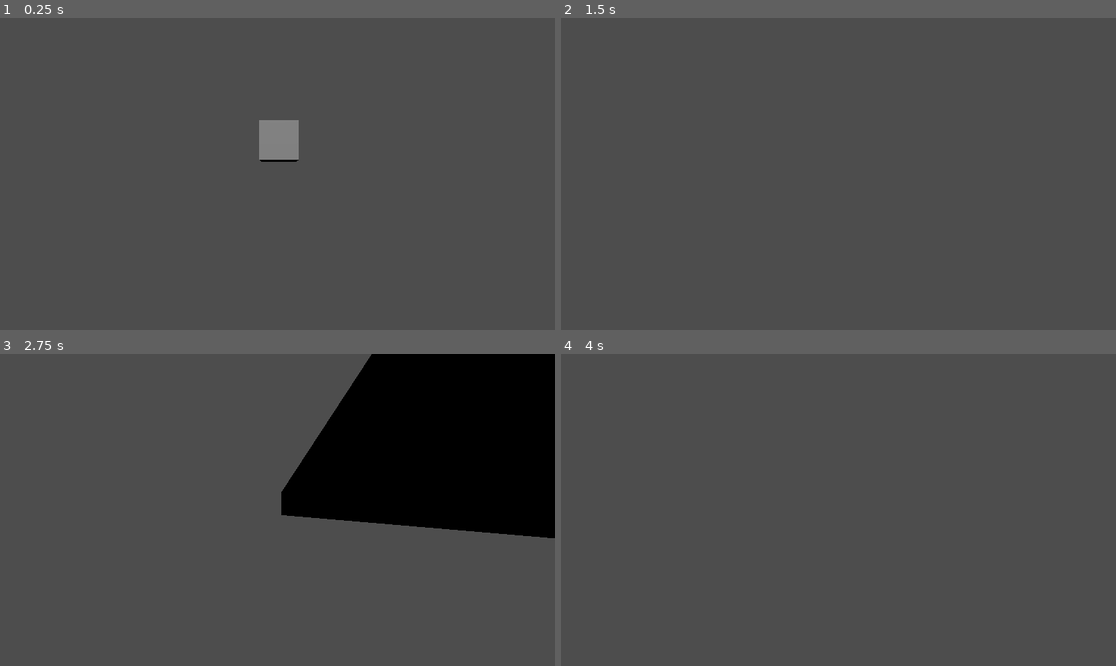
Above: before the commit, frames 1-4 (two rows, left to right).
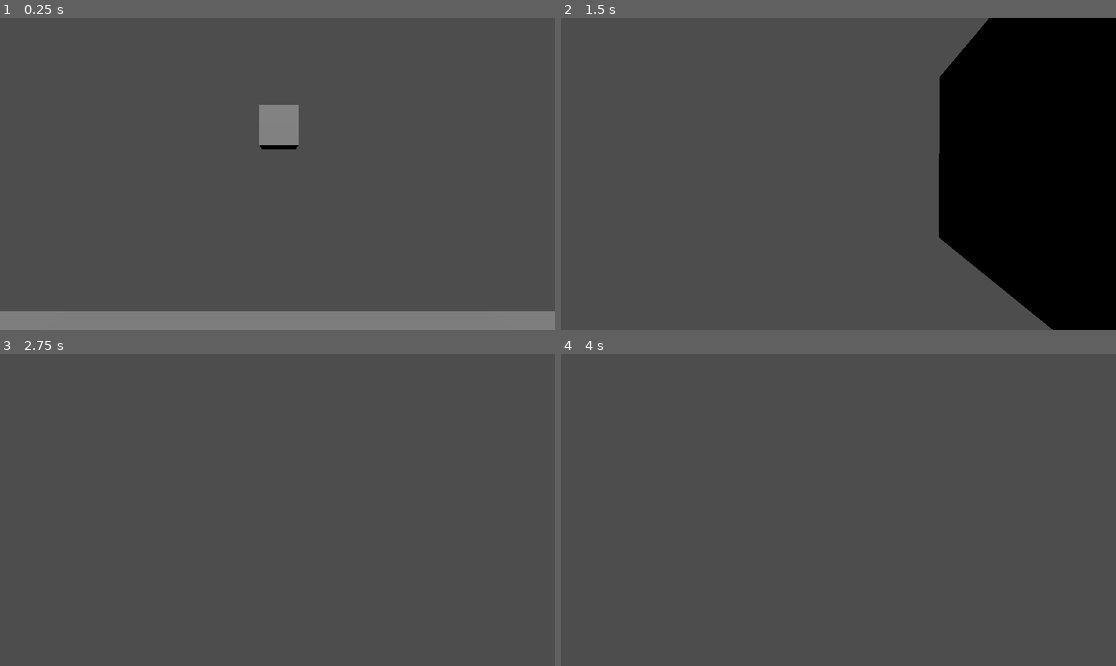
Above: after the commit, the same moments.

Repository: Sqydev/Learning_godot
Game: Godot game, scene res://Level1.tscn
Two runs of this game, one before a commit and one after it. Both use one fixed random seed, a clock stepped at 60 frames per second and the inputs below.
Inputs (mouse positions are in pixels of both pictures, inside the frame that each line leads up to):
- Up to frame 1 (0.25 s): no input
- Up to frame 2 (1.5 s): move the mouse to (866, 174) at 0.52 s; hold A (a) 0.53-1.28 s; tap Space (jump) at 0.77 s; tap D (d) at 0.8, 1.35 s; move the mouse to (810, 174) at 1.27 s
- Up to frame 3 (2.75 s): tap Space (jump) at 1.52 s; tap S (s) at 1.55 s; move the mouse to (288, 503) at 2.02 s; hold S (s) from 2.03 s (still down); tap A (a) at 2.3 s
- Up to frame 4 (4 s): move the mouse to (832, 516) at 2.77 s; release S (s) at 2.78 s; tap A (a) at 2.85 s; tap Space (jump) at 3.02, 3.77 s; tap D (d) at 3.05 s; tap Enter at 3.5 s; move the mouse to (877, 513) at 3.52 s; hold D (d) from 3.53 s (still down); tap S (s) at 3.8 s

The runs differ from the first frame. In frame 1, 6.7% of the frame differs, in the area x 0-100%, y 27-100%; in frame 2, 28%, in the area x 68-100%, y 0-100%; in frame 3, 24%; in frame 4, nothing differs.

Commit message:
Made falling dependent on global and not local gravity and made it work with delta time to make it same at all fps's

Diff:
--- a/scripts/player.gd
+++ b/scripts/player.gd
@@ -8,12 +8,12 @@
 var mousepos = Vector2.ZERO
 var vertical_rotation_of_camera_now = 0.0
 var player_dir = Vector3.ZERO
+var deltat
 
 # Vars speed type
 var sensitivity = 0.1
 var speed = 10
 var jump_velocity = 20
-var player_gravity = 5
 
 
 func _ready() -> void:
@@ -22,6 +22,8 @@
 
 
 func _process(delta: float) -> void:
+	deltat = get_process_delta_time()
+
 	# Get mousepos based on mouse_delta
 	mousepos += mouse_delta
 
@@ -61,7 +63,7 @@
 	velocity.x = player_dir.x * speed
 	velocity.z = player_dir.z * speed
 
-	if(!is_on_floor()): velocity.y -= 0.1 * player_gravity
+	if(!is_on_floor()): velocity.y += get_gravity().y * deltat * 10
 	if(is_on_floor() && Input.is_action_pressed("jump")): velocity.y += jump_velocity
 	if(is_on_ceiling()): velocity.y = 0
 
